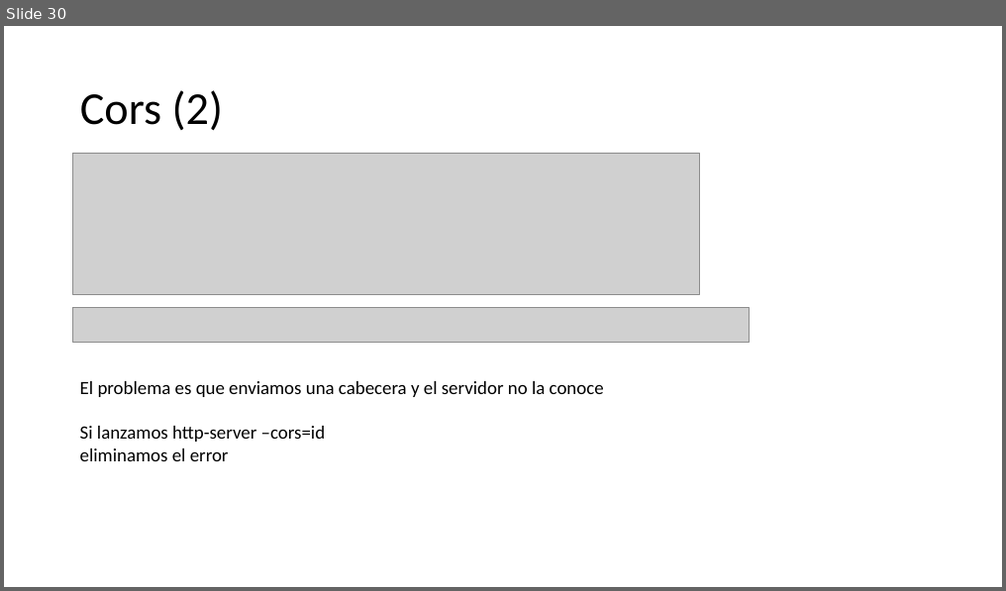
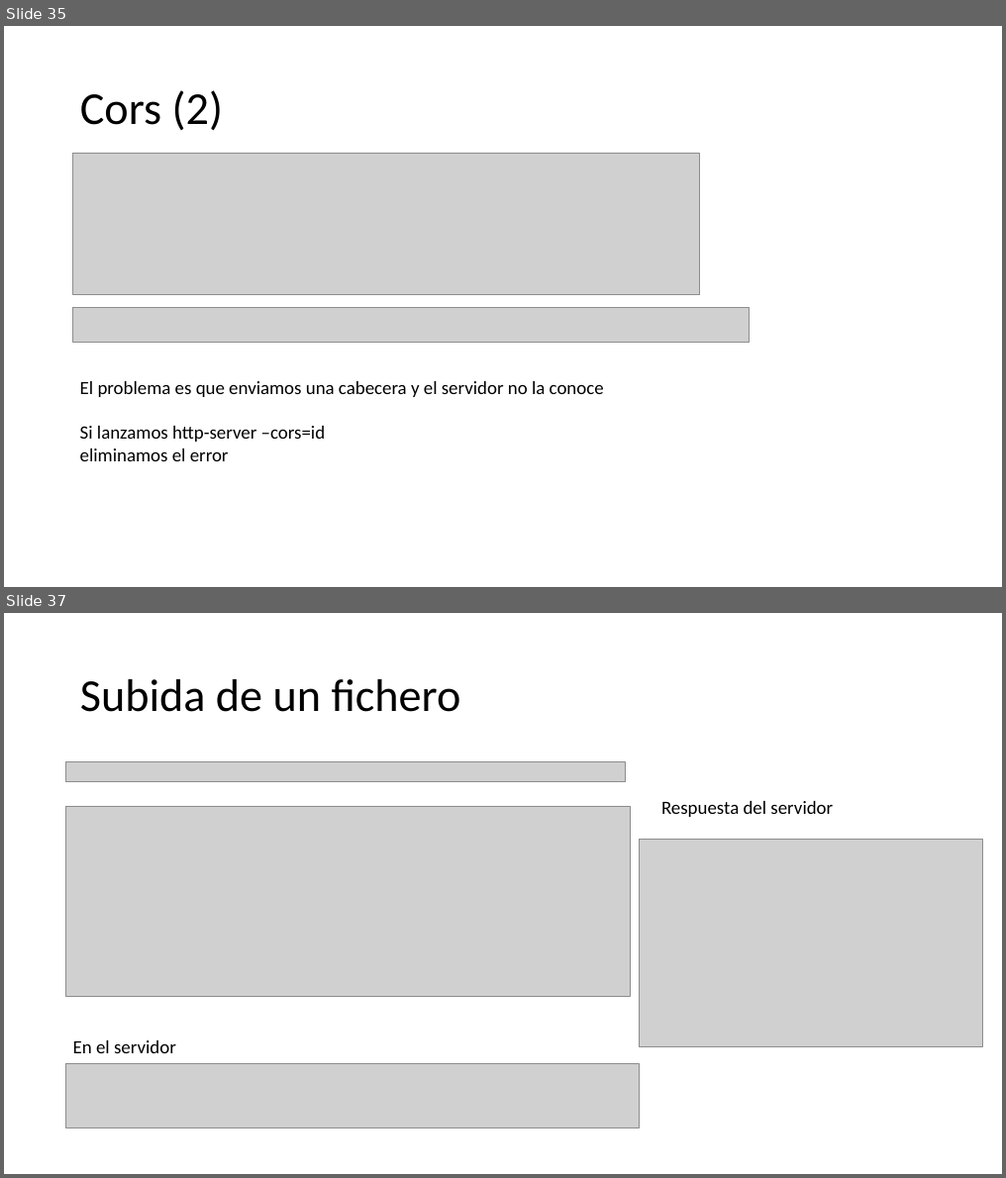
Before and after one commit to Jviejo/frontent, a slide deck: doc/angular 2 sesion 1.pptx. Shown one above the other, each under a label of ours: slide 30 before the commit, slides 35 and 37 after it; the slides between them are not shown. The pictures are 1006x591 and 1006x1178 pixels, drawn with LibreOffice and Linux fonts; fonts in the diff are those of the drawing; grey boxes stand for pictures. Boxes give left, top, right and bottom in pixels: in the first picture for what was removed or moved away, otherwise in the second. Text is boxed around its words. In the diff, an @@ line names an element or a change of style, - is before the commit and + after.

```diff
--- a/doc/angular 2 sesion 1.pptx
+++ b/doc/angular 2 sesion 1.pptx
@@ slide 37 added at [4,613,1002,1174], background #FFFFFF @@
@@ title added at [80,679,461,712], 44 pt, text #000000 @@
+Subida de un fichero
@@ picture added at [65,761,626,782] @@
@@ picture added at [65,806,630,997] @@
@@ text added at [661,801,833,817], 18 pt, text #000000 @@
+Respuesta del servidor
@@ picture added at [640,840,982,1048] @@
@@ text added at [73,1041,176,1054], 18 pt, text #000000 @@
+En el servidor
@@ picture added at [65,1064,640,1128] @@
@@ what was slide 30 is now slide 35 @@
```
Also in this commit, not shown: 1 slide changed, 13 other slides added, 4 slides removed, 15 other files.
